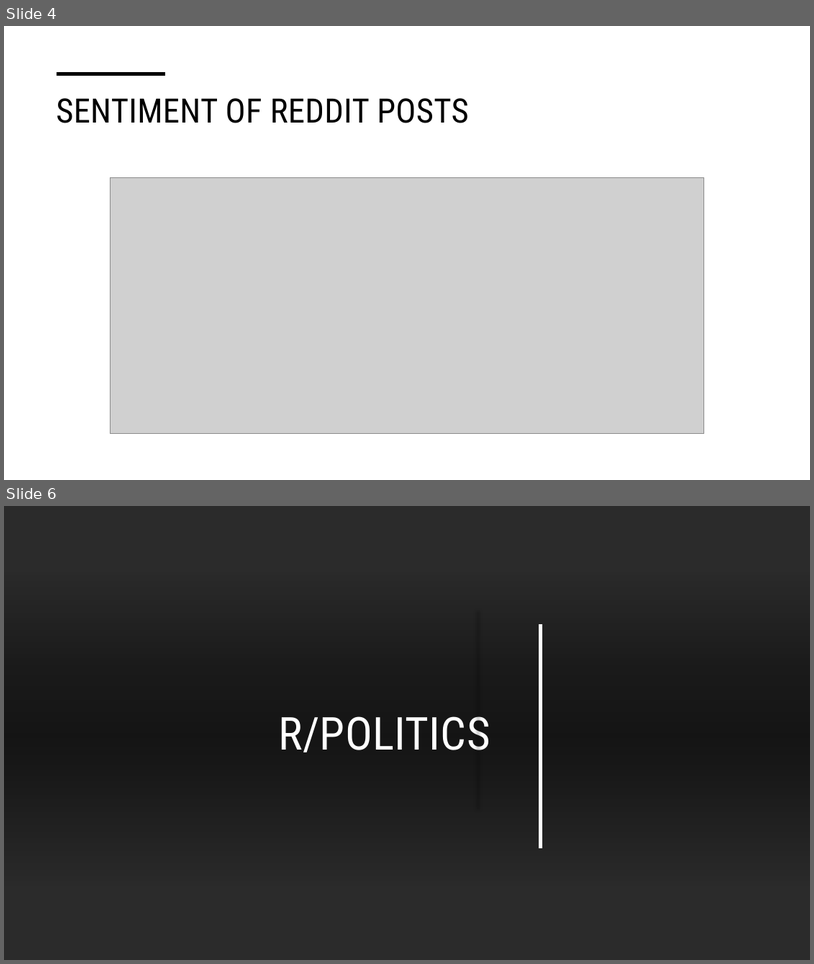
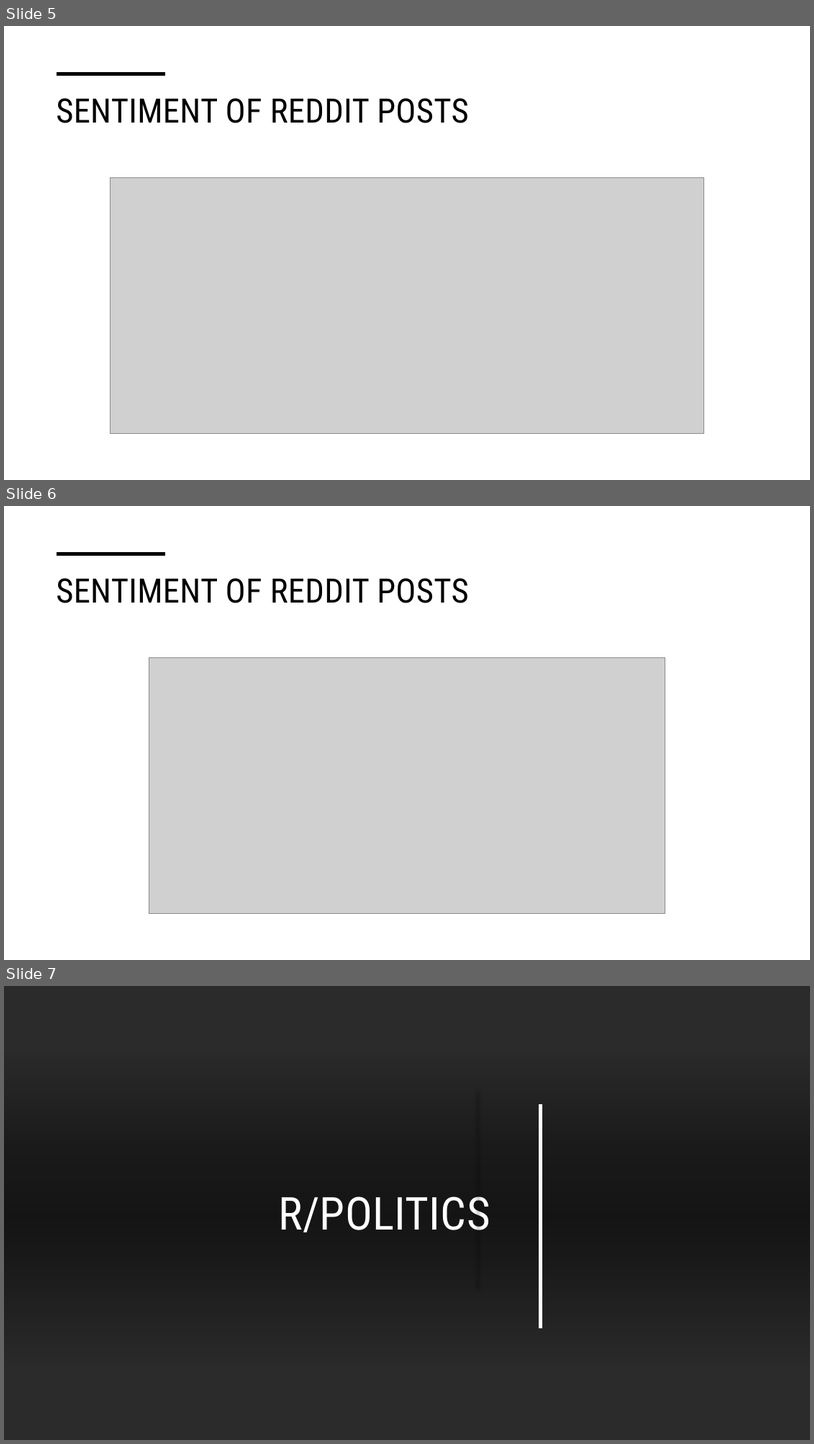
Before and after one commit to zelda4669/presidential-approval, a slide deck: Political Sentiment and Social Media.pptx. Shown one above the other, each under a label of ours: slides 4 and 6 before the commit, slides 5, 6 and 7 after it; the slides between them are not shown. The pictures are 814x964 and 814x1444 pixels, drawn with LibreOffice and Linux fonts; fonts in the diff are those of the drawing; grey boxes stand for pictures; background and template pictures are left out; a plain dark background stands for a picture behind light text. Boxes give left, top, right and bottom in pixels: in the first picture for what was removed or moved away, otherwise in the second. Text is boxed around its words. In the diff, an @@ line names an element or a change of style, - is before the commit and + after.

```diff
--- a/Political Sentiment and Social Media.pptx
+++ b/Political Sentiment and Social Media.pptx
@@ slide 6 added at (4, 506, 810, 960), background #FFFFFF @@
@@ line added from (57, 554) to (165, 554), #000000 3.5 pt @@
@@ title added at (56, 578, 468, 603), 40 pt, text #000000 @@
+SENTIMENT OF REDDIT POSTS
@@ picture added at (149, 658, 665, 913) @@
@@ what was slide 4 is now slide 5 @@
@@ what was slide 6 is now slide 7 @@
```
Also in this commit, not shown: 1 slide changed, 5 other slides added, 1 slide removed, 2 other files.
